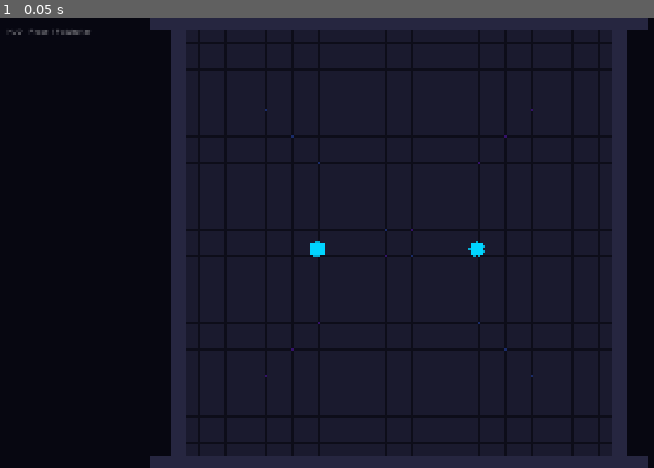
Above: before the commit, frame 1.
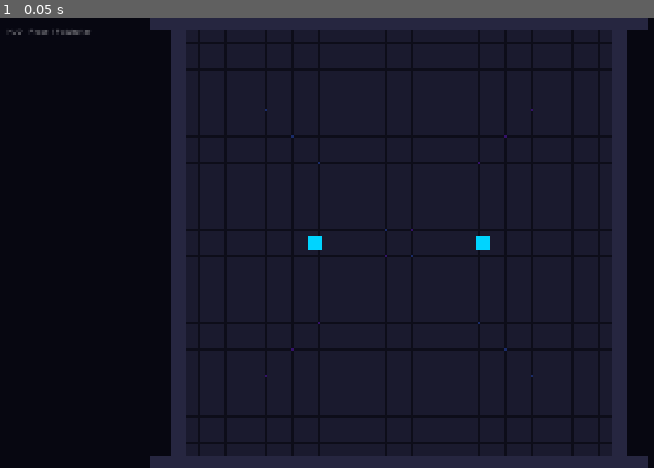
Above: after the commit, the same moment.

Repository: xheoxx/HighFire
Game: Godot game, scene res://scenes/main_arena.tscn
Same seed, same stepped clock (60 frames per second), same inputs: the game is played once before the commit and once after it.
Inputs:
- Up to frame 1 (0.05 s): no input

The runs differ from the first frame. In frame 1, 0.2% of the frame differs, in the area x 47-75%, y 48-54%.

Commit message:
[1B] fix: Spieler kollidieren nur mit Arena-Waenden statt Boden-Tiles

Diff:
--- a/scenes/player.tscn
+++ b/scenes/player.tscn
@@ -23,10 +23,11 @@
 
 [node name="Player" type="CharacterBody2D"]
 script = ExtResource("1_playergd")
-; Physics-Layer 1 (Spieler) und Kollision mit Layer 2 (Terrain) + Layer 4 (Waende)
-; Layer 3 (Projektile) wird extra behandelt: Spieler sind Ziel, nicht Hindernis
+; Physics-Layer 1 (Spieler) und Kollision aktuell nur mit Layer 4 (Arena-Waende).
+; WICHTIG: Terrain-Tiles sind der Arena-Boden und sollen Bewegung nicht blockieren.
+; Layer 3 (Projektile) wird extra behandelt: Spieler sind Ziel, nicht Hindernis.
 collision_layer = 1
-collision_mask = 6
+collision_mask = 8
 
 ; --- Hitbox ---
 [node name="CollisionShape2D" type="CollisionShape2D" parent="."]
